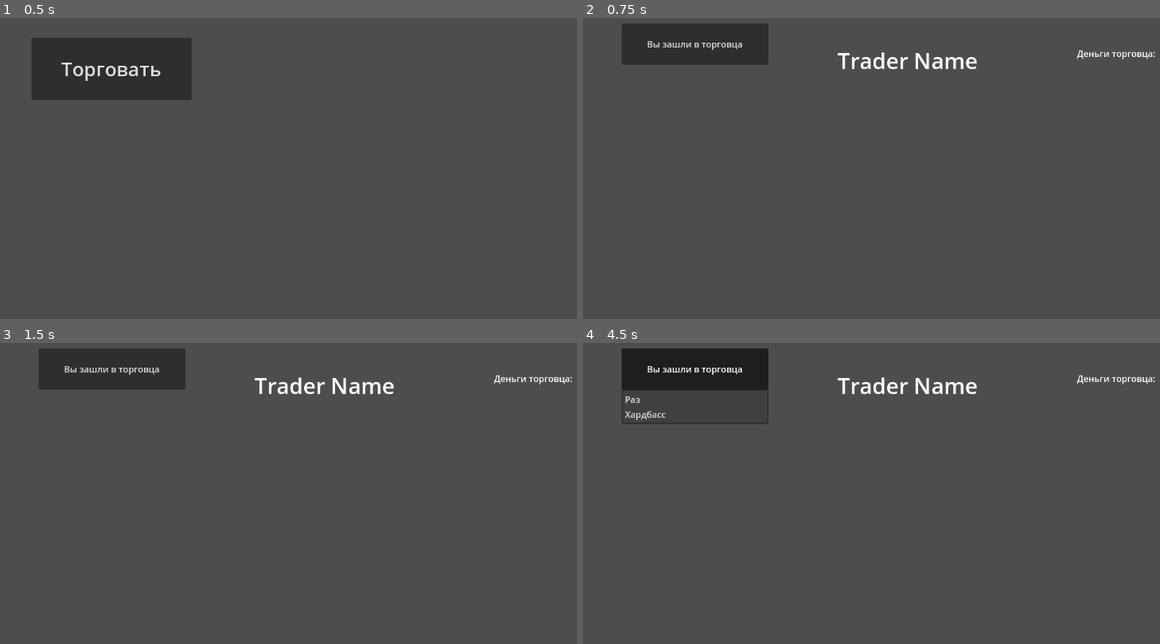
Above: before the commit, frames 1-4 (two rows, left to right).
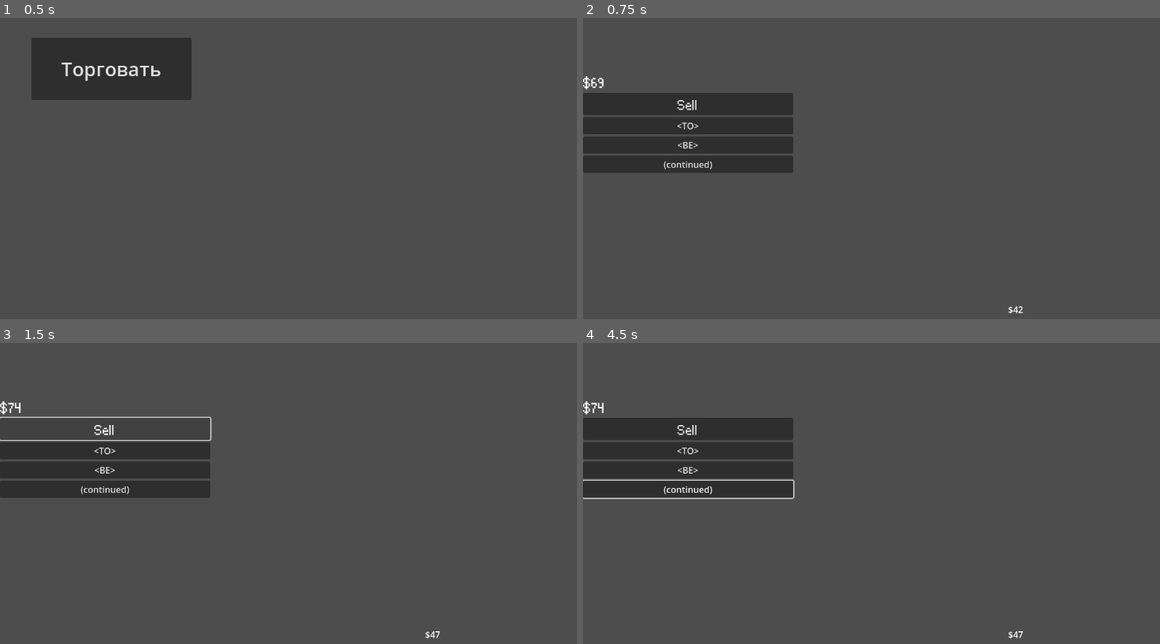
Above: after the commit, the same moments.

Repository: Irbis888/CardTradingGame
Game: Godot game, scene res://TradingStuff/main_trade_screen.tscn
Same seed, same stepped clock (60 frames per second), same inputs: the game is played once before the commit and once after it.
Inputs (mouse positions are in pixels of both pictures, inside the frame that each line leads up to):
- Up to frame 1 (0.5 s): no input
- Up to frame 2 (0.75 s): click "Торговать" at 0.5 s
- Up to frame 3 (1.5 s): click (103, 430) at 1.25 s, where only the run after the commit has a clickable "Sell"
- Up to frame 4 (4.5 s): click (686, 451) at 2 s, where only the run after the commit has a clickable "<TO>"; click (686, 469) at 2.75 s, where only the run after the commit has a clickable "<BE>"; click (686, 490) at 3.5 s, where only the run after the commit has a clickable "(continued)"; click (692, 370) at 4.25 s, where only the run before the commit has a clickable "Вы зашли в торговца"

Frame 1 is identical in both runs. In frame 2, 13% of the frame differs, in the area x 0-100%, y 1-99%; in frame 3, 11%; in frame 4, 13%.

Commit message:
Got font & trade ui

Diff:
--- /dev/null
+++ b/TradingStuff/CardTradeUI/CardTradeUI.gd
@@ -0,0 +1,19 @@
+extends CanvasLayer
+
+@onready var money_label = $UIRoot/MainHBox/LeftPanel/MoneyLabel
+@onready var sell_button = $UIRoot/MainHBox/LeftPanel/SellButton
+@onready var player_money_label = $UIRoot/MainHBox/RightPanel/PlayerMoney
+
+var player_money = 69
+
+func _ready():
+	sell_button.pressed.connect(on_sell_pressed)
+	update_money()
+
+func on_sell_pressed():
+	player_money += 5
+	update_money()
+
+func update_money():
+	money_label.text = "$%d" % player_money
+	player_money_label.text = "$%d" % (player_money - 27) # просто пример разницы
--- /dev/null
+++ b/TradingStuff/CardTradeUI/TradeCanvas.tscn
@@ -0,0 +1,86 @@
+[gd_scene load_steps=3 format=3 uid="uid://bs78shlf270n7"]
+
+[ext_resource type="Script" uid="uid://cb4d7qtnef83q" path="res://TradingStuff/CardTradeUI/CardTradeUI.gd" id="1"]
+[ext_resource type="FontFile" uid="uid://b74a0p8c8tqx7" path="res://TradingStuff/Style/at01.ttf" id="2_5wdf0"]
+
+[node name="CardTradeUI" type="CanvasLayer"]
+script = ExtResource("1")
+
+[node name="UIRoot" type="Control" parent="."]
+layout_mode = 3
+anchors_preset = 15
+anchor_right = 1.0
+anchor_bottom = 1.0
+grow_horizontal = 2
+grow_vertical = 2
+
+[node name="MainHBox" type="HBoxContainer" parent="UIRoot"]
+layout_mode = 0
+anchor_right = 1.0
+anchor_bottom = 1.0
+size_flags_horizontal = 3
+
+[node name="LeftPanel" type="VBoxContainer" parent="UIRoot/MainHBox"]
+custom_minimum_size = Vector2(200, 0)
+layout_mode = 2
+size_flags_horizontal = 3
+
+[node name="Avatar" type="TextureRect" parent="UIRoot/MainHBox/LeftPanel"]
+custom_minimum_size = Vector2(100, 100)
+layout_mode = 2
+expand_mode = 2
+
+[node name="MoneyLabel" type="Label" parent="UIRoot/MainHBox/LeftPanel"]
+texture_filter = 1
+layout_mode = 2
+theme_override_fonts/font = ExtResource("2_5wdf0")
+theme_override_font_sizes/font_size = 40
+text = "$69"
+
+[node name="SellButton" type="Button" parent="UIRoot/MainHBox/LeftPanel"]
+texture_filter = 1
+layout_mode = 2
+theme_override_fonts/font = ExtResource("2_5wdf0")
+theme_override_font_sizes/font_size = 40
+text = "Sell"
+
+[node name="UpButton" type="Button" parent="UIRoot/MainHBox/LeftPanel"]
+layout_mode = 2
+text = "<TO>"
+
+[node name="BeButton" type="Button" parent="UIRoot/MainHBox/LeftPanel"]
+layout_mode = 2
+text = "<BE>"
+
+[node name="ContinueButton" type="Button" parent="UIRoot/MainHBox/LeftPanel"]
+layout_mode = 2
+text = "(continued)"
+
+[node name="MiddlePanel" type="VBoxContainer" parent="UIRoot/MainHBox"]
+custom_minimum_size = Vector2(300, 0)
+layout_mode = 2
+size_flags_horizontal = 3
+
+[node name="OpponentCards" type="GridContainer" parent="UIRoot/MainHBox/MiddlePanel"]
+layout_mode = 2
+size_flags_vertical = 3
+columns = 3
+
+[node name="RightPanel" type="VBoxContainer" parent="UIRoot/MainHBox"]
+custom_minimum_size = Vector2(300, 0)
+layout_mode = 2
+size_flags_horizontal = 3
+
+[node name="PlayerCards" type="GridContainer" parent="UIRoot/MainHBox/RightPanel"]
+layout_mode = 2
+size_flags_vertical = 3
+columns = 3
+
+[node name="PlayerMoney" type="Label" parent="UIRoot/MainHBox/RightPanel"]
+layout_mode = 2
+text = "$42"
+
+[node name="PlayerAvatar" type="TextureRect" parent="UIRoot/MainHBox/RightPanel"]
+custom_minimum_size = Vector2(100, 100)
+layout_mode = 2
+expand_mode = 2
--- a/TradingStuff/cardButton.tscn
+++ b/TradingStuff/cardButton.tscn
@@ -22,6 +22,7 @@
 text = "Name"
 
 [node name="Label2" type="Label" parent="."]
+layout_mode = 0
 offset_left = 11.0
 offset_top = 162.0
 offset_right = 131.0
--- a/TradingStuff/dummyPass.gd
+++ b/TradingStuff/dummyPass.gd
@@ -2,4 +2,5 @@
 
 
 func _on_pressed() -> void:
+	#print("pressed")
 	get_tree().change_scene_to_file("res://TradingStuff/store_screen.tscn")
--- a/TradingStuff/store_screen.tscn
+++ b/TradingStuff/store_screen.tscn
@@ -1,11 +1,13 @@
-[gd_scene load_steps=2 format=3 uid="uid://yr312w3eu0a6"]
+[gd_scene load_steps=3 format=3 uid="uid://yr312w3eu0a6"]
 
 [ext_resource type="Script" uid="uid://cnhicig8u87e1" path="res://TradingStuff/trade.gd" id="1_by2do"]
+[ext_resource type="PackedScene" uid="uid://bs78shlf270n7" path="res://TradingStuff/CardTradeUI/TradeCanvas.tscn" id="2_0n1aq"]
 
 [node name="StoreScreen" type="Node2D"]
 script = ExtResource("1_by2do")
 
 [node name="MenuButton" type="MenuButton" parent="."]
+visible = false
 offset_left = 70.0
 offset_top = 14.0
 offset_right = 336.0
@@ -20,7 +22,10 @@
 popup/item_1/text = "Хардбасс"
 popup/item_1/id = 1
 
+[node name="CardTradeUI" parent="." instance=ExtResource("2_0n1aq")]
+
 [node name="TraderNameLabel" type="Label" parent="."]
+visible = false
 offset_left = 461.0
 offset_top = 54.0
 offset_right = 727.0
@@ -29,6 +34,7 @@
 text = "Trader Name"
 
 [node name="TraderLI" type="Label" parent="."]
+visible = false
 offset_left = 895.0
 offset_top = 57.0
 offset_right = 1072.0
@@ -36,12 +42,14 @@
 text = "Деньги торговца: "
 
 [node name="TraderCards" type="BoxContainer" parent="."]
+visible = false
 offset_left = 111.0
 offset_top = 148.0
 offset_right = 1014.0
 offset_bottom = 300.0
 
 [node name="PlayerCards" type="BoxContainer" parent="."]
+visible = false
 offset_left = 127.0
 offset_top = 372.0
 offset_right = 1030.0
Not shown, added: TradingStuff/CardTradeUI/CardTradeUI.gd.uid
Binary file added: TradingStuff/Style/at01.ttf
Not shown, added: TradingStuff/Style/at01.ttf.import
